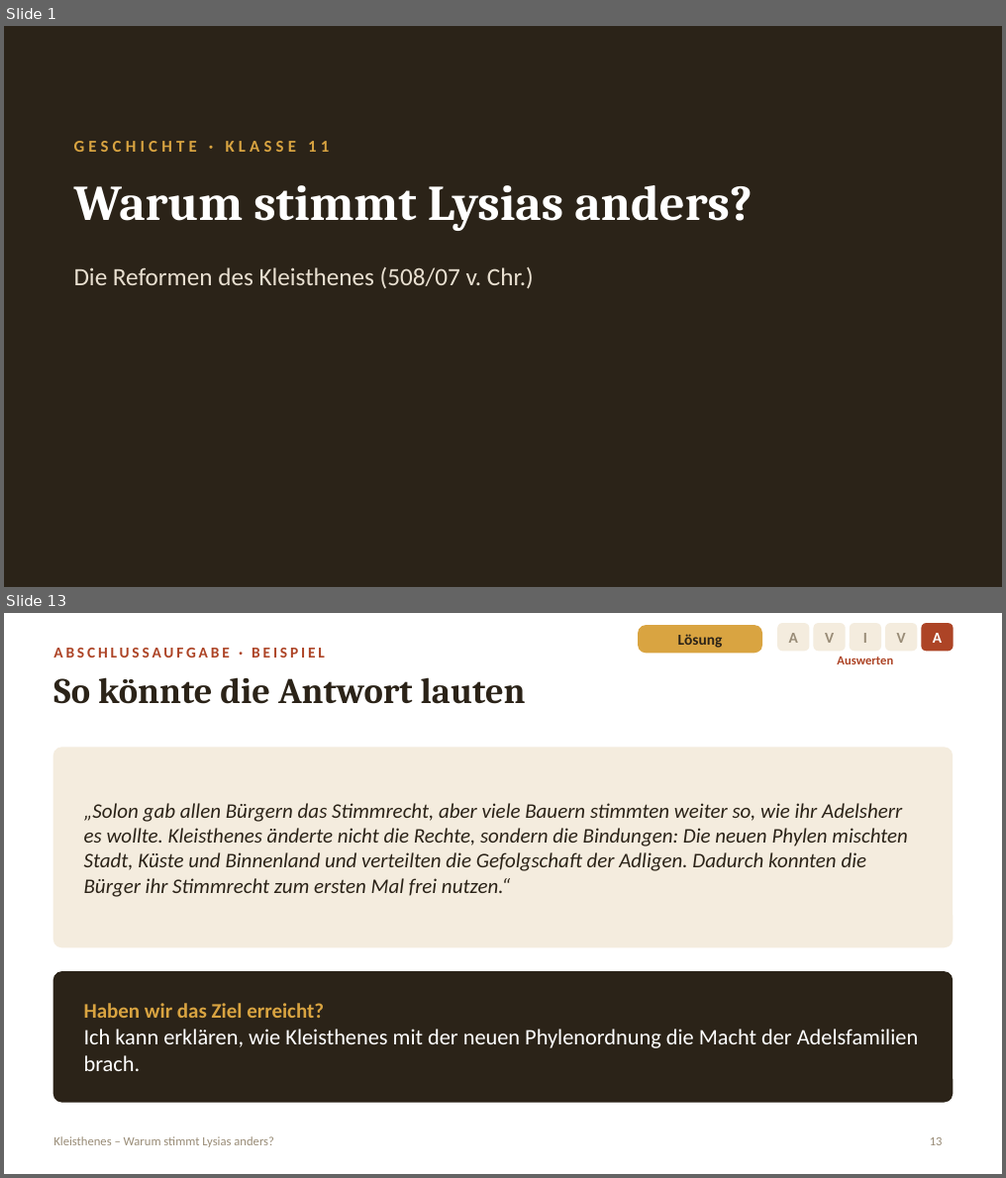
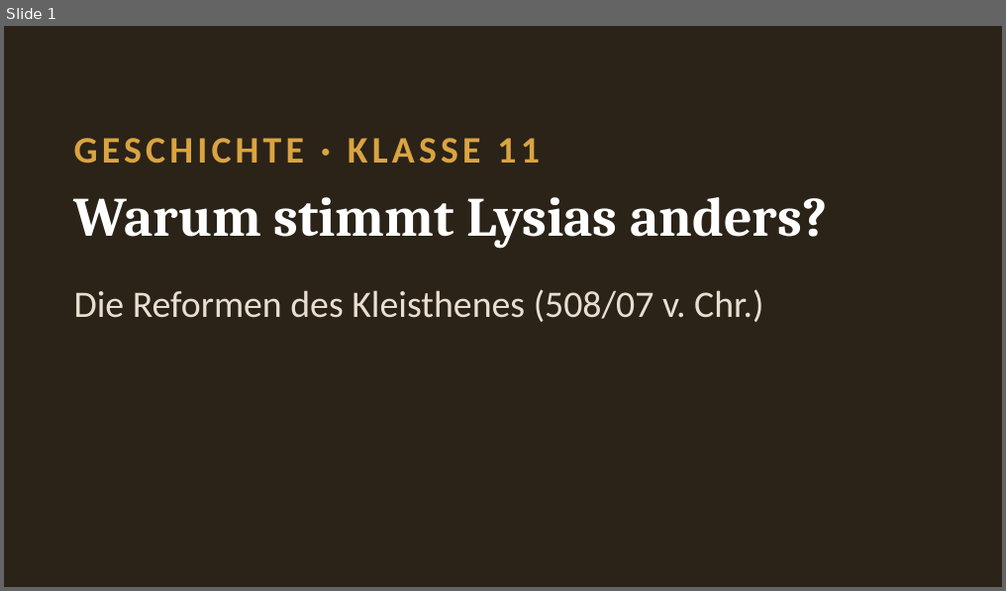
Before and after one commit to golzkonstantin-gif/Schule, a slide deck: Geschichte_11/Stunde_Kleisthenes/Folien_Kleisthenes.pptx. Shown one above the other, each under a label of ours: slides 1 and 13 before the commit, slide 1 after it; the slides between them are not shown. The pictures are 1006x1178 and 1006x591 pixels, drawn with LibreOffice and Linux fonts; fonts in the diff are those of the drawing. Boxes give left, top, right and bottom in pixels: in the first picture for what was removed or moved away, otherwise in the second. Text is boxed around its words. In the diff, an @@ line names an element or a change of style, - is before the commit and + after.

```diff
--- a/Geschichte_11/Stunde_Kleisthenes/Folien_Kleisthenes.pptx
+++ b/Geschichte_11/Stunde_Kleisthenes/Folien_Kleisthenes.pptx
@@ slide 13 removed at (x1=4, y1=613, x2=1002, y2=1174), background #FFFFFF @@
@@ rounded rectangle removed at (x1=638, y1=625, x2=762, y2=653) @@
-Lösung
@@ rounded rectangle removed at (x1=777, y1=623, x2=809, y2=651) @@
-A
@@ rounded rectangle removed at (x1=813, y1=623, x2=846, y2=651) @@
-V
@@ rounded rectangle removed at (x1=849, y1=623, x2=881, y2=651) @@
-I
@@ rounded rectangle removed at (x1=885, y1=623, x2=917, y2=651) @@
-V
@@ rounded rectangle removed at (x1=921, y1=623, x2=953, y2=651) @@
-A
@@ text removed at (x1=54, y1=648, x2=325, y2=658) @@
-ABSCHLUSSAUFGABE · BEISPIEL
@@ text removed at (x1=837, y1=657, x2=893, y2=664) @@
-Auswerten
@@ text removed at (x1=54, y1=677, x2=526, y2=704) @@
-So könnte die Antwort lauten
@@ rounded rectangle removed at (x1=54, y1=748, x2=952, y2=948) @@
@@ text removed at (x1=84, y1=803, x2=907, y2=897) @@
-„Solon gab allen Bürgern das Stimmrecht, aber viele Bauern stimmten weiter so, wie ihr Adelsherr es wollte. Kleisthenes änderte nicht die Rechte, sondern die Bindungen: Die neuen Phylen mischten Stadt, Küste und Binnenland und verteilten die Gefolgschaft der Adligen. Dadurch konnten die Bürger ihr Stimmrecht zum ersten Mal frei nutzen.“
@@ rounded rectangle removed at (x1=54, y1=972, x2=952, y2=1102) @@
@@ text removed at (x1=84, y1=1003, x2=919, y2=1071) @@
-Haben wir das Ziel erreicht?
-Ich kann erklären, wie Kleisthenes mit der neuen Phylenordnung die Macht der Adelsfamilien brach.
@@ text removed at (x1=54, y1=1137, x2=274, y2=1148) @@
-Kleisthenes – Warum stimmt Lysias anders?
@@ page number removed at (x1=930, y1=1138, x2=943, y2=1146) @@
-13
@@ slide 1 changed as well @@
@@ text "GESCHICHTE · KLASSE 11" at (x1=74, y1=138, x2=539, y2=164): size 12 to 27 pt @@
@@ text "Warum stimmt Lysias anders?" moved from (x1=74, y1=185, x2=752, y2=231) to (x1=74, y1=197, x2=827, y2=248) @@
@@ text "Warum stimmt Lysias anders?" at (x1=74, y1=197, x2=827, y2=248): size 36 to 40 pt @@
@@ text "Die Reformen des Kleisthenes (508/07 ..." moved from (x1=74, y1=268, x2=534, y2=289) to (x1=74, y1=289, x2=763, y2=322) @@
@@ text "Die Reformen des Kleisthenes (508/07 ..." at (x1=74, y1=289, x2=763, y2=322): size 18 to 27 pt @@
```
Also in this commit, not shown: 7 other slides changed, 11 slides added, 4 other slides removed, 6 other files.
